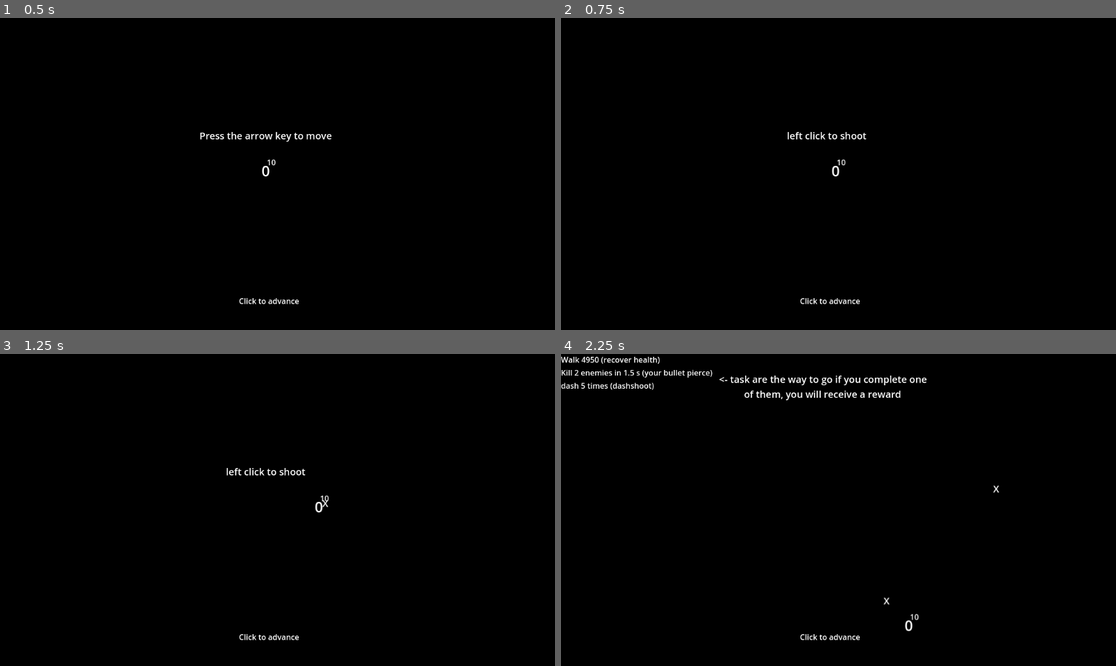
Above: before the commit, frames 1-4 (two rows, left to right).
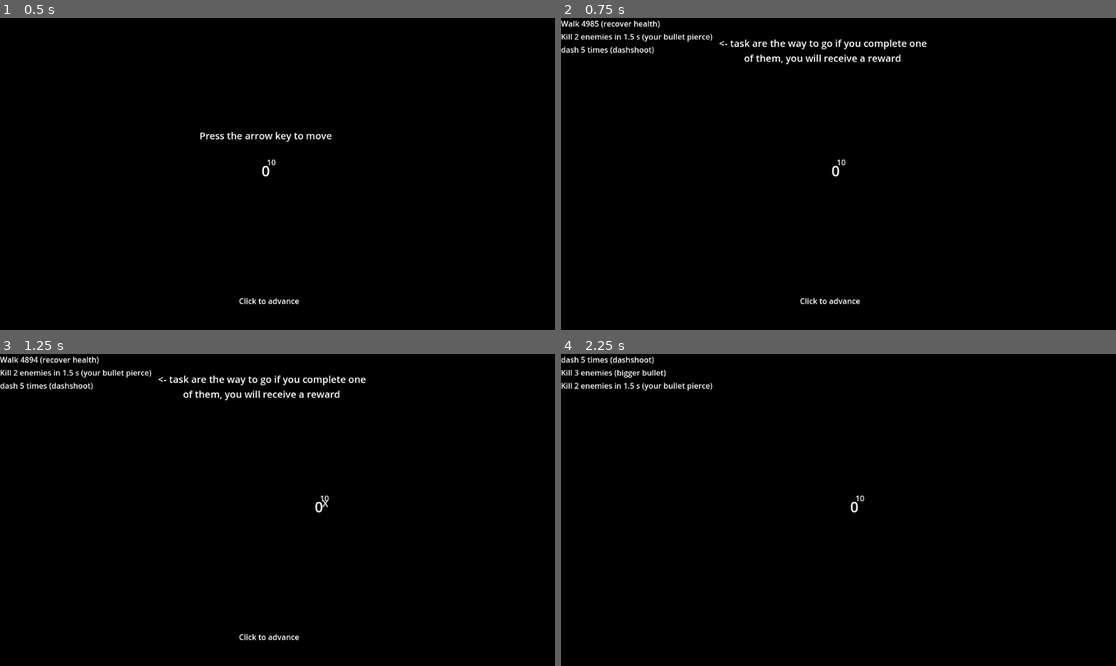
Above: after the commit, the same moments.

Repository: sentinelle28/game_jam_power
Game: Godot game, scene res://scene/tutorial/tutorial.tscn
Two runs of this game, one before a commit and one after it. Both use one fixed random seed, a clock stepped at 60 frames per second and the inputs below. The project has no main scene, so this scene is started directly.
Inputs (mouse positions are in pixels of both pictures, inside the frame that each line leads up to):
- Up to frame 1 (0.5 s): no input
- Up to frame 2 (0.75 s): tap Enter at 0.5 s; move the mouse to (960, 158) at 0.52 s; press the mouse at (960, 158) at 0.53 s; hold Right (ui_right) from 0.53 s (still down); right-click (960, 158) at 0.6 s
- Up to frame 3 (1.25 s): keep holding Right (ui_right)
- Up to frame 4 (2.25 s): tap Enter at 1.25, 2 s; move the mouse to (727, 525) at 1.27 s; release Right (ui_right) at 1.28 s; release the mouse at (727, 525) at 1.28 s; hold Down (ui_down) 1.28-2.03 s; click (727, 525) at 1.35 s; right-click (727, 525) at 1.55 s; move the mouse to (894, 441) at 2.02 s; press the mouse at (894, 441) at 2.03 s; hold Right (ui_right) from 2.03 s (still down); right-click (894, 441) at 2.1 s

Frame 1 is identical in both runs. In frame 2, 1.5% of the frame differs, in the area x 0-66%, y 0-39%; in frame 3, 1.5%; in frame 4, 1.8%, in the area x 0-79%, y 0-92%.

Commit message:
modified feature: tutorial
fix bug on dash

Diff:
--- a/component/upgrade/normal/positive_upgrade/on_player_dash/on_player_dash.gd
+++ b/component/upgrade/normal/positive_upgrade/on_player_dash/on_player_dash.gd
@@ -14,6 +14,6 @@
 
 func _init_upgrade(target:Player)->void:
 	if not is_in_player:
-		var new_upgrade:OnPlayerHitUpgrade = self.duplicate()
+		var new_upgrade:OnPlayerDash = self.duplicate()
 		new_upgrade.is_in_player = true
 		target.on_player_dash.append(new_upgrade)
--- a/scene/tutorial/tutorial.gd
+++ b/scene/tutorial/tutorial.gd
@@ -2,10 +2,12 @@
 
 
 var current_frame:int = 0
+var is_locked:bool = false
 
 
 # Called when the node enters the scene tree for the first time.
 func _ready() -> void:
+	Taskmanager.connect("gen_new_task",_on_task_finish)
 	$AnimationPlayer.play("tutorial")
 	$AnimationPlayer.speed_scale = 0
 	StockerRef.bullet_stocker = self
@@ -13,16 +15,33 @@
 
 # Called every frame. 'delta' is the elapsed time since the previous frame.
 func _process(delta: float) -> void:
+
+
+	match current_frame:
+		0:
+			if Input.get_vector("ui_left","ui_right","ui_up","ui_down") != Vector2.ZERO:
+				current_frame += 1
+
+		2:
+			if Input.is_action_just_pressed("dash"):
+				current_frame += 1
+		3:
+			if not is_locked:
+
+				Taskmanager._gen_new_task()
+				TaskOverlay.show()
+				is_locked = true
+		4:
+			$AnimationPlayer.speed_scale = 1
+	if current_frame < 4:
+		$AnimationPlayer.seek(float(current_frame)/10.0)
 	if Input.is_action_just_pressed("shoot"):
 		current_frame += 1
-		$AnimationPlayer.seek(float(current_frame)/10.0)
-		if current_frame == 3:
-			Taskmanager._gen_new_task()
-			TaskOverlay.show()
-		elif current_frame == 4:
-			$AnimationPlayer.speed_scale = 1
-
 
 
 func _on_animation_player_animation_finished(_anim_name: StringName) -> void:
 	get_tree().change_scene_to_file("res://scene/gameplay_scene/gameplay_scene.tscn")
+
+func _on_task_finish()->void:
+	if is_locked:
+		current_frame += 1
--- a/scene/tutorial/tutorial.tscn
+++ b/scene/tutorial/tutorial.tscn
@@ -85,9 +85,9 @@
 position = Vector2(552, 320)
 
 [node name="Label" type="Label" parent="."]
-offset_left = 328.0
+offset_left = 440.0
 offset_top = 192.0
-offset_right = 776.0
+offset_right = 888.0
 offset_bottom = 296.0
 text = "Press the arrow key to move"
 label_settings = SubResource("LabelSettings_sngto")
